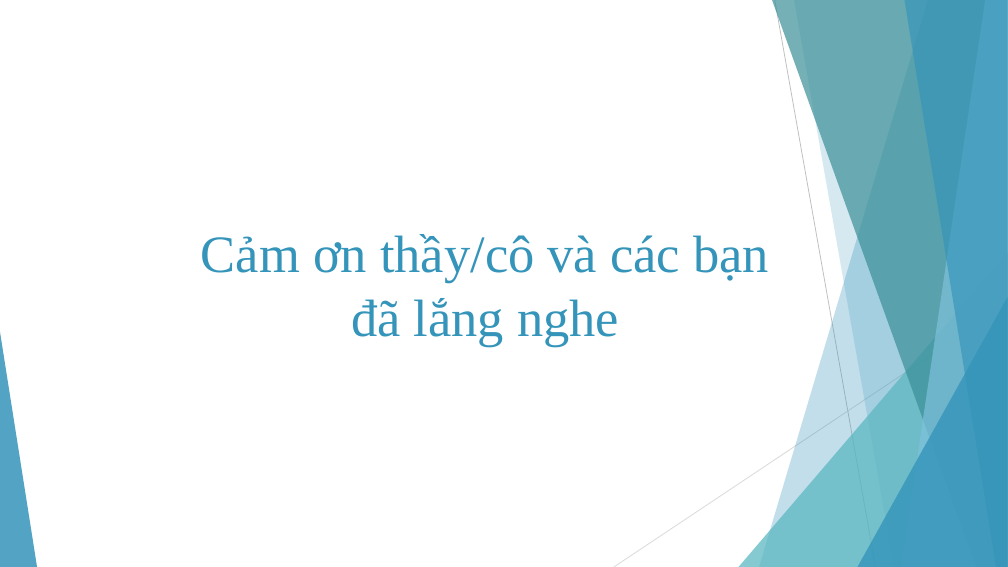
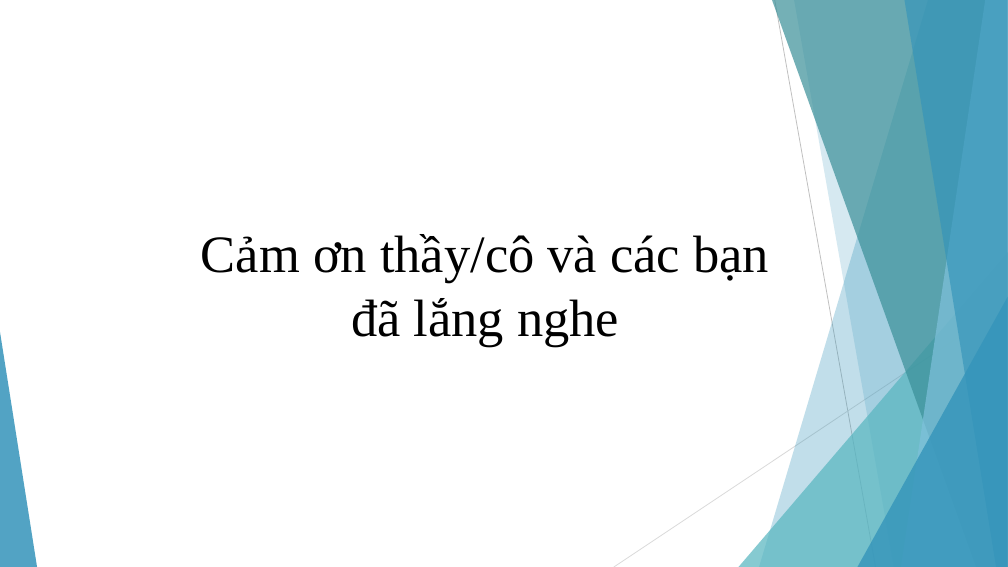
Before and after one commit to akaiki/DoAn_2021, a slide deck: slide 20 of BaoCaoDoAn.pptx. Drawn at 1008x567 pixels with LibreOffice and Linux fonts; fonts in the diff are those of the drawing. Boxes give left, top, right and bottom in pixels: in the first picture for what was removed or moved away, otherwise in the second. Text is boxed around its words. In the diff, an @@ line names an element or a change of style, - is before the commit and + after.

```diff
--- a/BaoCaoDoAn.pptx
+++ b/BaoCaoDoAn.pptx
@@ title "Cảm ơn thầy/cô và các ..." at (201,234,769,346): text colour #3494BA to #000000 @@
```
